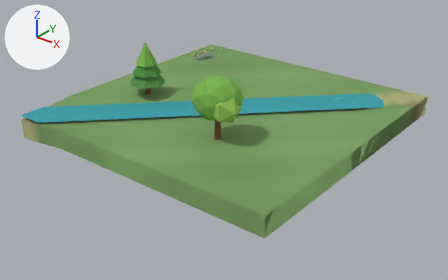
The glTF model client/public/models/chunks/0_1.glb: old version first, new version second.
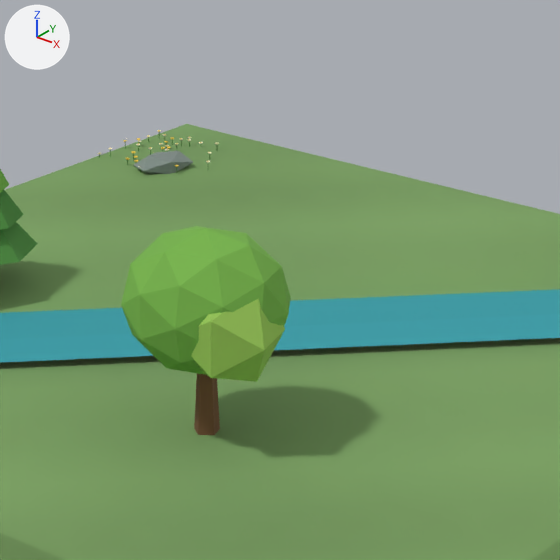
The first picture shows the older version from a 50 mm lens placed at (51.7, -91.9, 24.8), pointed at (15.9, -47.2, -2.9). The close-ups show the older and then the newer version on the part from 34% to 73% of the width and 2% to 64% of the height of that picture. Only the edits that show in the close-ups are written down. Every picture has the same lights, and +X, +Y and +Z are marked at upper left. Vertices at exactly the same position are counted once.

Objects in the first close-up: 'scenery', 'terrain'.
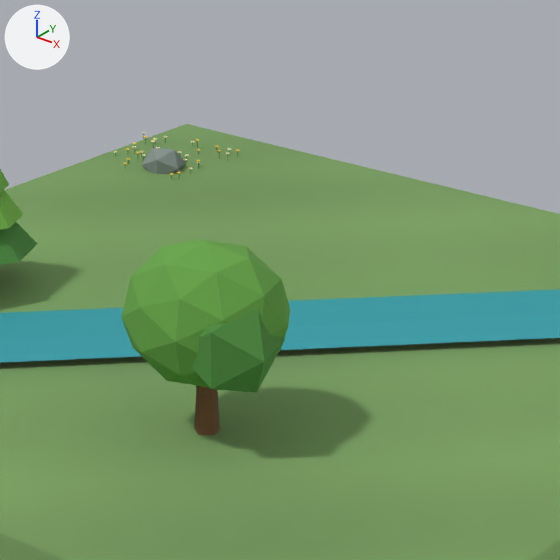
What differs and where, as boxes (x1, y1, x2, y2) in the close-ups (560 x 560 px; the box of a moved part takes in the faces that stretch with it):
'scenery', reshaped: before (0, 130, 560, 435); after (0, 132, 560, 435)
part 1 of me_scenery, moved or reshaped: before (121, 226, 291, 375); after (121, 239, 290, 387)
part 2 of me_scenery, moved or reshaped: before (191, 299, 285, 382); after (192, 308, 285, 393)
part 3 of me_scenery, added: after (142, 148, 185, 174)
part 4 of me_scenery, deleted: before (97, 130, 210, 173)
part 5 of me_scenery, reshaped: before (132, 134, 193, 174); after (106, 132, 238, 179)
part 6 of me_scenery, moved or reshaped: before (194, 373, 220, 435); after (194, 386, 220, 435)
part 7 of me_scenery, recoloured (lighter): (0, 188, 24, 232) in both

What changed in the scene script:
```text
Change me_scenery:
    used by ob_scenery; location = (0.0, 0.0, 0.0)
    remove me_scenery.from_pydata(...)  # 1178 vertices, 1893 faces; spans x 0.0..30.0, y -60.0..-30.0, z -0.2..6.0
    add me_scenery.from_pydata(...)  # 1262 vertices, 1995 faces; spans x 0.0..30.2, y -60.0..-29.8, z -0.4..5.8
    me_scenery part 1: the loose piece of 42 vertices spanning x 16.7..21.3, y -54.1..-49.9, z 1.8..6.0 is moved by (0.0, 0.0, -0.4)
    me_scenery part 2: the loose piece of 12 vertices spanning x 18.7..21.7, y -53.7..-51.3, z 2.2..4.8 is moved by (0.0, 0.0, -0.3)
    me_scenery part 3: a new loose piece, an icosphere of 20 faces spanning x 2.1..3.9, y -35.7..-34.3, z -0.4..0.8, in mat_opaque_matte_vertex_colors
    me_scenery part 4: 60 loose pieces with 577 vertices, spanning x 0.0..4.5, y -36.0..-32.0, z 0.0..0.4, are deleted
    me_scenery part 5: 4 vertices moved within x 1.5..3.2, y -34.9..-32.2, z 0.2..0.3; 73 vertices removed from x 0.8..3.8, y -36.2..-32.2, z -0.2..0.6; 650 vertices added at x 0.0..4.4, y -36.0..-32.0, z 0.0..0.4
    me_scenery part 6: 6 vertices removed from x 18.8..19.2, y -52.2..-51.8, z 3.1; 6 vertices added at x 18.8..19.2, y -52.2..-51.8, z 2.8
    me_scenery part 7: 36 kept faces spanning x 4.2..8.0, y -49.6..-46.0, z 0.0..5.8 get new vertex colours; the middle colour goes from green #529043 to green #76b34b
    other edits to the shape of me_scenery do not show in these pictures
```
